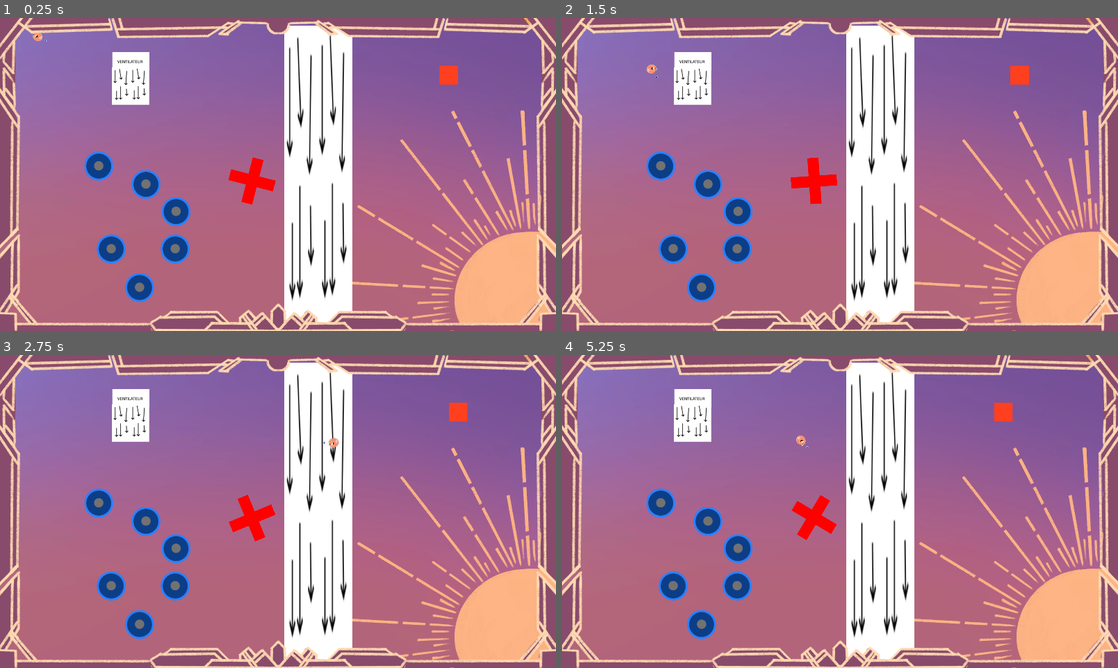
Above: before the commit, frames 1-4 (two rows, left to right).
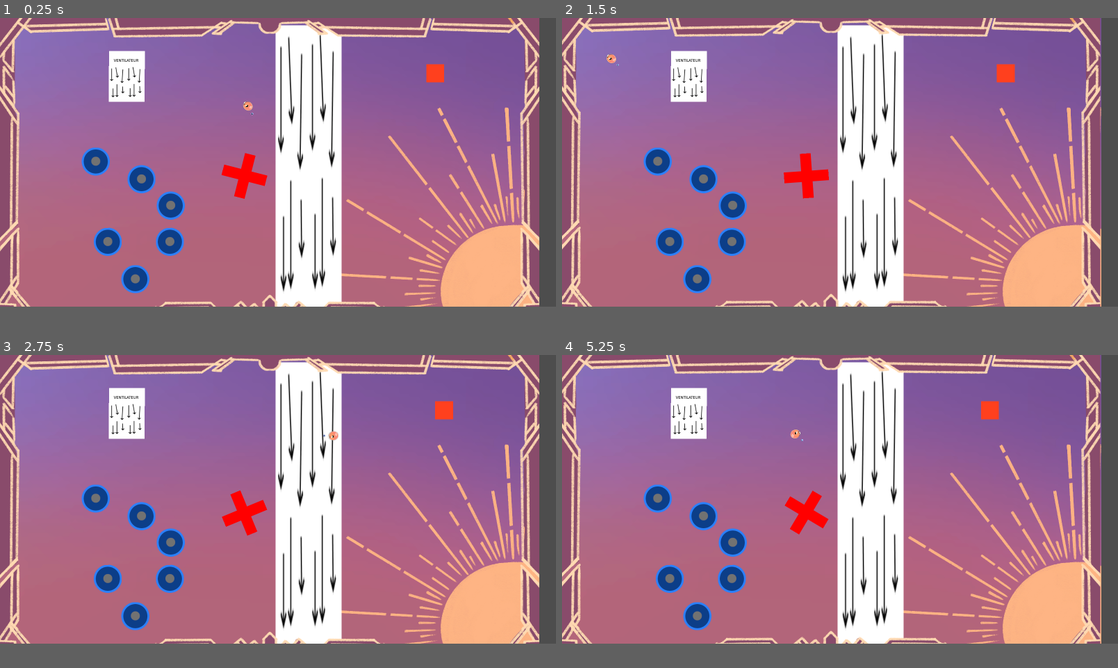
Above: after the commit, the same moments.

Repository: davifarhi/GGJ25-CrashSim-Untitled
Game: Godot game, scene res://scenes/TestPhysique.tscn
Two runs of this game, one before a commit and one after it. Both use one fixed random seed, a clock stepped at 60 frames per second and the inputs below.
Inputs (mouse positions are in pixels of both pictures, inside the frame that each line leads up to):
- Up to frame 1 (0.25 s): no input
- Up to frame 2 (1.5 s): move the mouse to (962, 158) at 0.52 s; click (962, 158) at 0.6 s; move the mouse to (728, 190) at 1.27 s; click (728, 190) at 1.35 s
- Up to frame 3 (2.75 s): move the mouse to (333, 442) at 2.02 s; hold Delete from 2.03 s (still down); click (333, 442) at 2.3 s
- Up to frame 4 (5.25 s): move the mouse to (812, 574) at 2.77 s; release Delete at 2.78 s; click (812, 574) at 2.85 s; move the mouse to (1006, 558) at 3.52 s; click (1006, 558) at 3.6 s; move the mouse to (673, 464) at 4.27 s; tap Delete at 4.35 s; click (673, 464) at 4.55 s; move the mouse to (867, 511) at 5.02 s; click (867, 511) at 5.1 s
In our replay, the window is 800x450 before the commit and 800x415 after it. These sizes can differ from the game's own. Grey fills any space a smaller window leaves; there, only what the larger window draws over its background counts as a difference.

The runs differ from the first frame. In frame 1, 26% of the frame differs, in the area x 0-100%, y 0-100%; in frame 2, 28%; in frame 3, 26%; in frame 4, 28%.

Commit message:
Add some juice on foreground

Diff:
--- a/ggj-crashsim-untilted/project.godot
+++ b/ggj-crashsim-untilted/project.godot
@@ -21,8 +21,8 @@
 
 [display]
 
-window/size/viewport_width=1920
-window/size/viewport_height=1080
+window/size/viewport_width=1980
+window/size/viewport_height=1028
 window/size/mode=2
 window/stretch/mode="viewport"
 
--- a/ggj-crashsim-untilted/scenes/Boubou.gd
+++ b/ggj-crashsim-untilted/scenes/Boubou.gd
@@ -3,6 +3,7 @@
 class_name Boubou
 signal BoubouDie(player: Boubou)
 signal BoubouFinishedDying(player: Boubou)
+signal JuiceOnInpulse(dir: Vector2)
 
 @export var InpulseForce:float = 10
 @export var maxSpeed:float = 1
@@ -18,7 +19,9 @@
 
 func doInpulse() -> void:
 	linear_velocity = Vector2()
-	apply_central_impulse(- InputDir() * InpulseForce);
+	var dir = InputDir()
+	apply_central_impulse(- dir * InpulseForce);
+	JuiceOnInpulse.emit(dir)
 
 # input handling
 func _input(event: InputEvent) -> void:
--- a/ggj-crashsim-untilted/scenes/TestPhysique.tscn
+++ b/ggj-crashsim-untilted/scenes/TestPhysique.tscn
@@ -14,55 +14,9 @@
 
 [node name="Node2D" type="Node2D"]
 
-[node name="WindTurbine" parent="." node_paths=PackedStringArray("windbox_shape") instance=ExtResource("4_mii5k")]
-position = Vector2(451, 183)
-windbox_shape = NodePath("WindTurbineShape")
-
-[node name="WindTurbineShape" type="Sprite2D" parent="WindTurbine"]
-position = Vector2(1.90735e-06, 52)
-texture = ExtResource("2_3b3qt")
-
-[node name="WindTurbine2" parent="." node_paths=PackedStringArray("windbox_shape") instance=ExtResource("4_mii5k")]
-position = Vector2(1093, -29)
-acceleration_amount = 2.0
-windbox_shape = NodePath("WindTurbineShape2")
-
-[node name="WindTurbineShape2" type="Sprite2D" parent="WindTurbine2"]
-position = Vector2(6, 600)
-scale = Vector2(1.84, 8.50963)
-texture = ExtResource("2_3b3qt")
-
-[node name="Boubou" parent="." instance=ExtResource("1_tasia")]
-position = Vector2(130, 63)
-rotation = 1.01578
-
 [node name="LevelDecoration" parent="." instance=ExtResource("6_deit5")]
 
-[node name="TurningCross" type="RigidBody2D" parent="."]
-position = Vector2(870, 562)
-freeze = true
-freeze_mode = 1
-script = ExtResource("6_tib12")
-
-[node name="Sprite2D" type="Sprite2D" parent="TurningCross"]
-scale = Vector2(1.24, 1.24)
-texture = ExtResource("7_14e2e")
-
-[node name="CollisionShape2D" type="CollisionShape2D" parent="TurningCross"]
-scale = Vector2(3.16, 1)
-shape = SubResource("RectangleShape2D_bloyc")
-
-[node name="CollisionShape2D2" type="CollisionShape2D" parent="TurningCross"]
-rotation = 1.57079
-scale = Vector2(3.20001, 1)
-shape = SubResource("RectangleShape2D_bloyc")
-
-[node name="MovingWall_2x2" parent="." instance=ExtResource("8_mhv05")]
-position = Vector2(1521, 197)
-displacement = Vector2(64, 0)
-displacementTime = 0.5
-
-[node name="Obstacle" type="Node" parent="."]
+[node name="Obstacle" type="Node2D" parent="."]
 
 [node name="RoundBumper" parent="Obstacle" instance=ExtResource("2_pe7dj")]
 position = Vector2(384, 797)
@@ -81,3 +35,51 @@
 
 [node name="RoundBumper6" parent="Obstacle" instance=ExtResource("2_pe7dj")]
 position = Vector2(482, 930)
+
+[node name="WindTurbine" parent="Obstacle" node_paths=PackedStringArray("windbox_shape") instance=ExtResource("4_mii5k")]
+position = Vector2(451, 183)
+windbox_shape = NodePath("WindTurbineShape")
+
+[node name="WindTurbineShape" type="Sprite2D" parent="Obstacle/WindTurbine"]
+position = Vector2(1.90735e-06, 52)
+texture = ExtResource("2_3b3qt")
+
+[node name="WindTurbine2" parent="Obstacle" node_paths=PackedStringArray("windbox_shape") instance=ExtResource("4_mii5k")]
+position = Vector2(1093, -29)
+acceleration_amount = 2.0
+windbox_shape = NodePath("WindTurbineShape2")
+
+[node name="WindTurbineShape2" type="Sprite2D" parent="Obstacle/WindTurbine2"]
+position = Vector2(6, 600)
+scale = Vector2(1.84, 8.50963)
+texture = ExtResource("2_3b3qt")
+
+[node name="TurningCross" type="RigidBody2D" parent="Obstacle"]
+position = Vector2(870, 562)
+freeze = true
+freeze_mode = 1
+script = ExtResource("6_tib12")
+
+[node name="Sprite2D" type="Sprite2D" parent="Obstacle/TurningCross"]
+scale = Vector2(1.24, 1.24)
+texture = ExtResource("7_14e2e")
+
+[node name="CollisionShape2D" type="CollisionShape2D" parent="Obstacle/TurningCross"]
+scale = Vector2(3.16, 1)
+shape = SubResource("RectangleShape2D_bloyc")
+
+[node name="CollisionShape2D2" type="CollisionShape2D" parent="Obstacle/TurningCross"]
+rotation = 1.57079
+scale = Vector2(3.20001, 1)
+shape = SubResource("RectangleShape2D_bloyc")
+
+[node name="MovingWall_2x2" parent="Obstacle" instance=ExtResource("8_mhv05")]
+position = Vector2(1521, 197)
+displacement = Vector2(64, 0)
+displacementTime = 0.5
+
+[node name="Boubou" parent="." instance=ExtResource("1_tasia")]
+position = Vector2(883, 313)
+rotation = 1.01578
+
+[connection signal="JuiceOnInpulse" from="Boubou" to="LevelDecoration" method="_on_boubou_juice_on_inpulse"]
--- /dev/null
+++ b/ggj-crashsim-untilted/scenes/decoration_juice.gd
@@ -0,0 +1,29 @@
+extends Node2D
+
+@export var ForgroundInpulseMoveAmplitude:float = 32
+@export var ForgroundInpulseTime:float = 0.5 #seconds
+
+@onready var Foreground = $Foreground
+@onready var FGInitPos = Foreground.position
+
+var forgroundMoveDir:Vector2
+var forgroundMoving:bool = false
+var forgroundMoveSince:float = 0
+
+# Called when the node enters the scene tree for the first time.
+func _ready() -> void:
+	pass # Replace with function body.
+
+
+# Called every frame. 'delta' is the elapsed time since the previous frame.
+func _process(delta: float) -> void:
+	if (forgroundMoveSince < ForgroundInpulseTime):
+		forgroundMoveSince += delta
+		Foreground.position = - forgroundMoveDir * ForgroundInpulseMoveAmplitude * (ForgroundInpulseTime - forgroundMoveSince)
+	else:
+		Foreground.position = Vector2()
+
+func _on_boubou_juice_on_inpulse(dir: Vector2) -> void:
+	forgroundMoveDir = dir
+	forgroundMoveSince = 0
+	forgroundMoving = true
--- a/ggj-crashsim-untilted/scenes/obstacles/level_decoration.tscn
+++ b/ggj-crashsim-untilted/scenes/obstacles/level_decoration.tscn
@@ -1,5 +1,6 @@
-[gd_scene load_steps=5 format=3 uid="uid://bqtpxlro4lj3d"]
+[gd_scene load_steps=6 format=3 uid="uid://bqtpxlro4lj3d"]
 
+[ext_resource type="Script" path="res://scenes/decoration_juice.gd" id="1_l8qv7"]
 [ext_resource type="Texture2D" uid="uid://c3fc27m7ff1ht" path="res://assets/LevelBackground.png" id="1_vlwus"]
 [ext_resource type="Texture2D" uid="uid://cipfoonj5s7np" path="res://assets/LevelForeground.png" id="2_kqdls"]
 [ext_resource type="PhysicsMaterial" uid="uid://cuwk5enyeau8u" path="res://assets/PhysicMaterials/bouncy_walls.tres" id="3_i76to"]
@@ -8,6 +9,9 @@
 size = Vector2(1982, 65)
 
 [node name="LevelDecoration" type="Node2D"]
+script = ExtResource("1_l8qv7")
+ForgroundInpulseMoveAmplitude = 64.0
+ForgroundInpulseTime = 0.2
 
 [node name="Background" type="Sprite2D" parent="."]
 z_index = -1000
Not shown: 1 places in ggj-crashsim-untilted/scenes/TestKillingBoubou.tscn that only renumber resources
